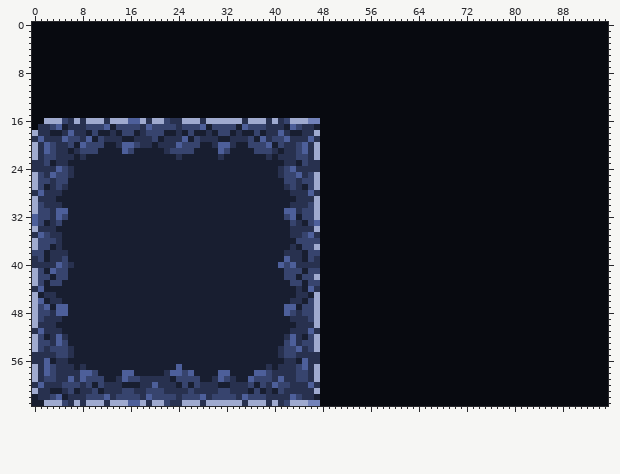
Pixel-art file, stored at Assets/AseFiles/tilesheet.aseprite. The first picture shows the starting point.
96x64 pixels, 1 frame.
New version:
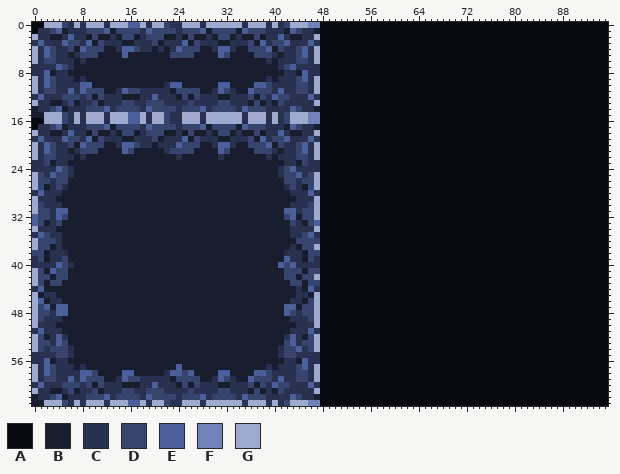
Palette (. is transparent): A #080a10  B #181e30  C #28314f  D #37446e  E #4d5f9a  F #7282b9  G #9faacf
Message: Added autotiled tiles, prototype
The edit:
{"where": "layer \"Layer 1\""}
{"y":0,"x":2,"old":"AAAAAAAAAAAAAAAAAAAAAAAAAAAAAAAAAAAAAAAAAAAAAA","new":"GGGDCGCGGGCGGGEEGCGGDCCGGGCGGGGGGCGGGCGCDGGGFF"}
{"y":1,"x":1,"old":"AAAAAAAAAAAAAAAAAAAAAAAAAAAAAAAAAAAAAAAAAAAAAAA","new":"CCDEBCCCDDDEBDDDDCEDDDDCDDDEBDDDDBEDDDCCCBEDCCB"}
{"y":2,"x":0,"old":"AAAAAAAAAAAAAAAAAAAAAAAAAAAAAAAAAAAAAAAAAAAAAAAA","new":"GCCBBCECCBDBBCBDDBCDDDBBCBDBBCBDDBCBBDBCCECBBCCG"}
{"y":3,"x":0,"old":"AAAAAAAAAAAAAAAAAAAAAAAAAAAAAAAAAAAAAAAAAAAAAAAA","new":"CECCCEDDCEBDCCCBBCCCDBCCCEBDCCCBBCCCDBECDDECCCEC"}
{"y":4,"x":0,"old":"AAAAAAAAAAAAAAAAAAAAAAAAAAAAAAAAAAAAAAAAAAAAAAAA","new":"GCEDCCDBEDDDBBCEEDCCBCBCEDDDBBCEECBBDDDEBDCCDECG"}
{"y":5,"x":0,"old":"AAAAAAAAAAAAAAAAAAAAAAAAAAAAAAAAAAAAAAAAAAAAAAAA","new":"GCEDCCBCDDDBBBBEBBBBBBBDDDDBBBBEDBBBBDDDCBCCDECG"}
{"y":6,"x":0,"old":"AAAAAAAAAAAAAAAAAAAAAAAAAAAAAAAAAAAAAAAAAAAAAAAA","new":"GCDDCCCBCBBBBBBBBBBBBBBBBBBBBBBBBBBBBBBCBCCCDDCG"}
{"y":7,"x":0,"old":"AAAAAAAAAAAAAAAAAAAAAAAAAAAAAAAAAAAAAAAAAAAAAAAA","new":"CCCCEDCBBBBBBBBBBBBBBBBBBBBBBBBBBBBBBBBBBCDECCCC"}
{"y":8,"x":0,"old":"AAAAAAAAAAAAAAAAAAAAAAAAAAAAAAAAAAAAAAAAAAAAAAAA","new":"CCEBCCBBBBBBBBBBBBBBBBBBBBBBBBBBBBBBBBBBBBCCBECC"}
{"y":9,"x":0,"old":"AAAAAAAAAAAAAAAAAAAAAAAAAAAAAAAAAAAAAAAAAAAAAAAA","new":"GCEDCCCBCBBBBBBBBBBBBBBBBBBBBBBBBBBBBBBCBCCCDECG"}
{"y":10,"x":0,"old":"AAAAAAAAAAAAAAAAAAAAAAAAAAAAAAAAAAAAAAAAAAAAAAAA","new":"GCEDCCCCEEBBBBBBBBBBBBCEEBBBBBBEEBBBBEEDCCCCDDCG"}
{"y":11,"x":0,"old":"AAAAAAAAAAAAAAAAAAAAAAAAAAAAAAAAAAAAAAAAAAAAAAAA","new":"GCDDCCECEDDDBBCEDDCCCCCBDDDDBBCEDCBBEDDDCECCDDCG"}
{"y":12,"x":0,"old":"AAAAAAAAAAAAAAAAAAAAAAAAAAAAAAAAAAAAAAAAAAAAAAAA","new":"CECCCDDDCDBDCCCBBBCCECCCBDBDCCCBBCCCDBDCEDDCCCEC"}
{"y":13,"x":0,"old":"AAAAAAAAAAAAAAAAAAAAAAAAAAAAAAAAAAAAAAAAAAAAAAAA","new":"GCCBBCDBCCDBCCCDDCCDDDCCCCDCCCCDDCCCBDBCBDCCCCCG"}
{"y":14,"x":0,"old":"AAAAAAAAAAAAAAAAAAAAAAAAAAAAAAAAAAAAAAAAAAAAAAAA","new":"BCCDEBCCCDDDECDDDDCEDDDDCDDDECDDDDCEDDDCCCCEDCCB"}
{"y":15,"x":0,"old":"AAAAAAAAAAAAAAAAAAAAAAAAAAAAAAAAAAAAAAAAAAAAAAAA","new":"BBGGGDCGCGGGCGGGEEGCGGDCCGGGCGGGGGGCGGGCGCDGGGFF"}
{"label":"changed","picture_box":[32,22,320,118]}
